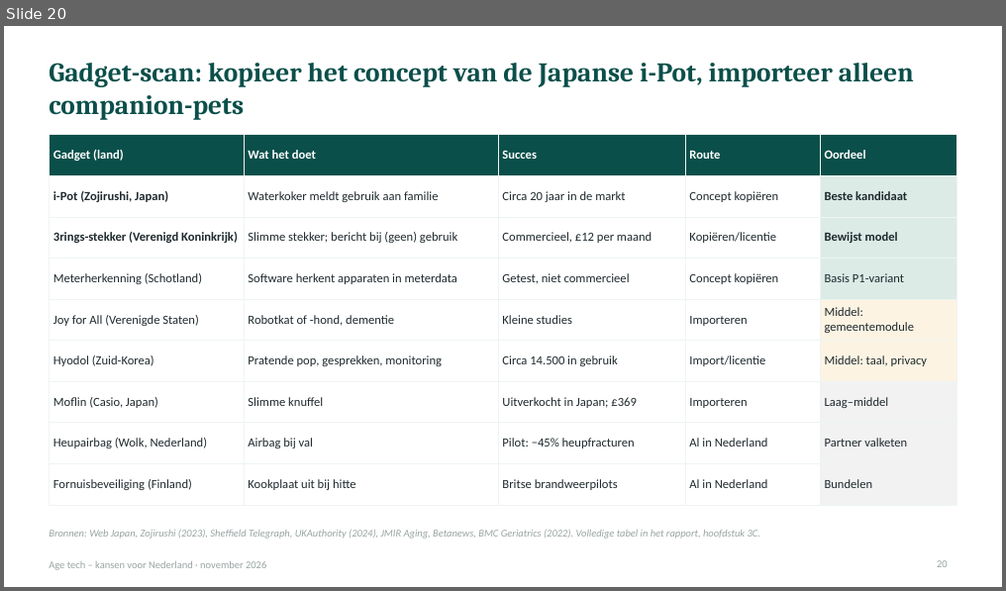
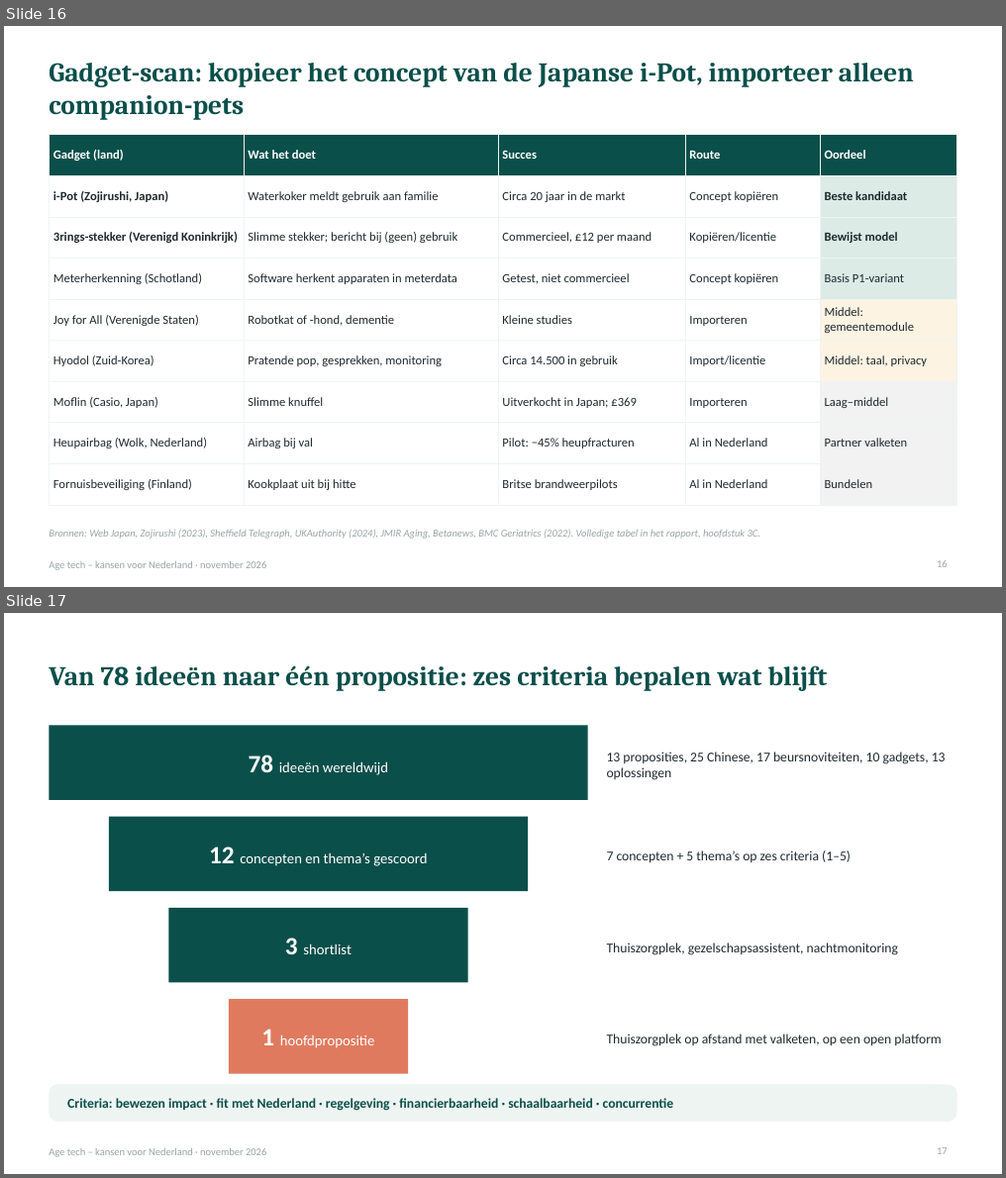
Before and after one commit to robruijn/Four-Seasons-Rome-2026, a slide deck: AgeTech_kansen_Nederland.pptx. Shown one above the other, each under a label of ours: slide 20 before the commit, slides 16 and 17 after it. The pictures are 1006x591 and 1006x1178 pixels, drawn with LibreOffice and Linux fonts; fonts in the diff are those of the drawing. Boxes give left, top, right and bottom in pixels: in the first picture for what was removed or moved away, otherwise in the second. Text is boxed around its words. In the diff, an @@ line names an element or a change of style, - is before the commit and + after.

```diff
--- a/AgeTech_kansen_Nederland.pptx
+++ b/AgeTech_kansen_Nederland.pptx
@@ slide 17 added at <box>4,613,1002,1174</box>, background #FFFFFF; not listed: 1 template element that a slide beside it also shows @@
@@ title added at <box>49,665,828,691</box>, 26 pt, text #0B4F4A, bold @@
+Van 78 ideeën naar één propositie: zes criteria bepalen wat blijft
@@ rectangle added at <box>49,725,588,800</box>, fill #0B4F4A @@
@@ text added at <box>249,755,388,775</box>, 14 pt, text #FFFFFF @@
+78 ideeën wereldwijd
@@ text added at <box>607,752,945,780</box>, 13 pt, text #1F2A2E @@
+13 proposities, 25 Chinese, 17 beursnoviteiten, 10 gadgets, 13 oplossingen
@@ rectangle added at <box>109,817,528,891</box>, fill #0B4F4A @@
@@ text added at <box>209,847,427,866</box>, 14 pt, text #FFFFFF @@
+12 concepten en thema’s gescoord
@@ text added at <box>607,851,850,863</box>, 13 pt, text #1F2A2E @@
+7 concepten + 5 thema’s op zes criteria (1–5)
@@ rectangle added at <box>168,908,468,983</box>, fill #0B4F4A @@
@@ text added at <box>285,938,351,955</box>, 14 pt, text #FFFFFF @@
+3 shortlist
@@ text added at <box>607,943,898,956</box>, 13 pt, text #1F2A2E @@
+Thuiszorgplek, gezelschapsassistent, nachtmonitoring
@@ rectangle added at <box>229,999,408,1074</box>, fill #E07A5F @@
@@ text added at <box>261,1029,375,1049</box>, 14 pt, text #FFFFFF @@
+1 hoofdpropositie
@@ text added at <box>607,1034,942,1047</box>, 13 pt, text #1F2A2E @@
+Thuiszorgplek op afstand met valketen, op een open platform
@@ rounded rectangle added at <box>49,1084,957,1122</box>, fill #EEF4F2 @@
@@ text added at <box>67,1098,674,1111</box>, 13 pt, text #0B4F4A, bold @@
+Criteria: bewezen impact · fit met Nederland · regelgeving · financierbaarheid · schaalbaarheid · concurrentie
@@ page number added at <box>937,1148,947,1155</box>, 10 pt, text #98A6A4 @@
+17
@@ what was slide 20 is now slide 16 @@
```
Also in this commit, not shown: 11 slides changed, 2 other slides added, 1 slide removed.
